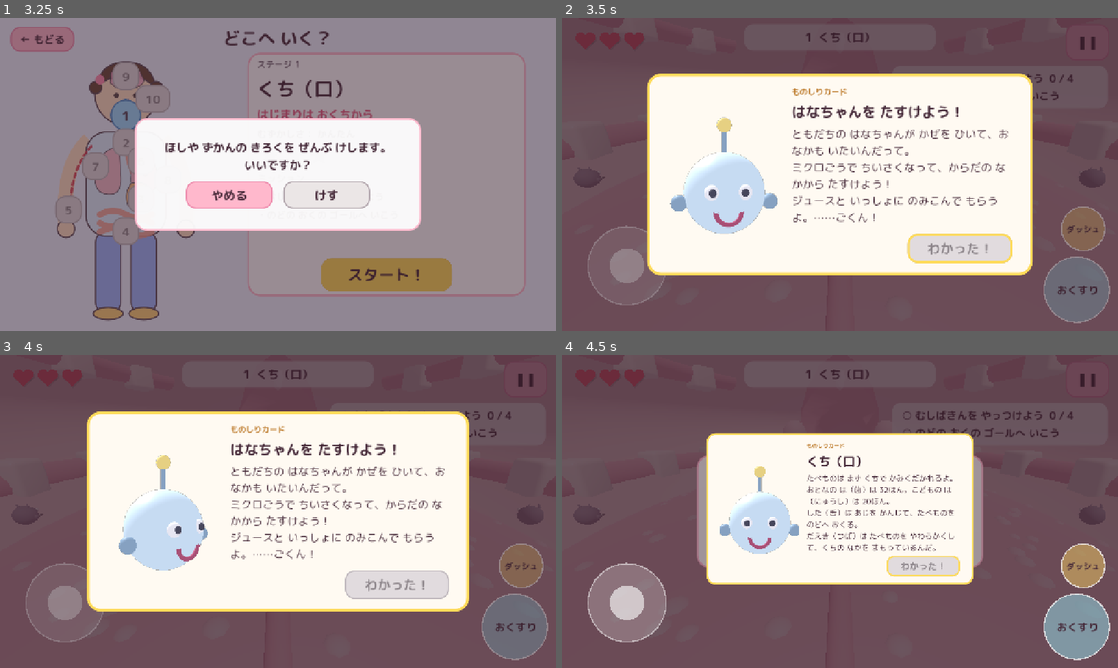
Above: before the commit, frames 1-4 (two rows, left to right).
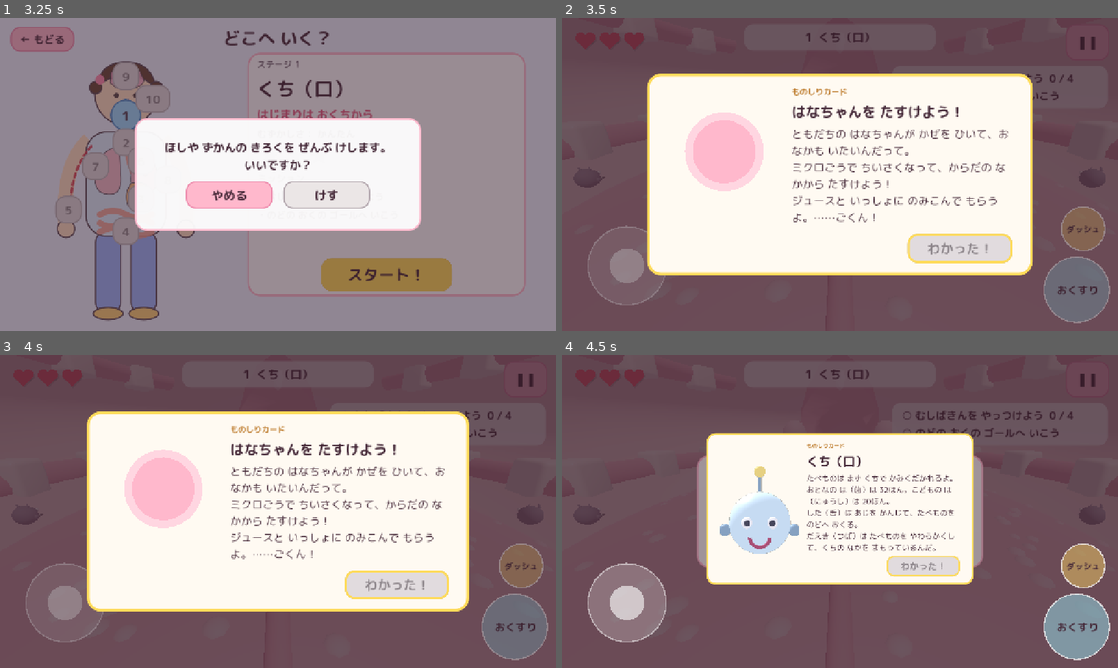
Above: after the commit, the same moments.

Repository: hassy0511/inside-body-seek
Game: Godot game, scene res://src/main.tscn
Two runs of this game, one before a commit and one after it. Both use one fixed random seed, a clock stepped at 60 frames per second and the inputs below.
Inputs (mouse positions are in pixels of both pictures, inside the frame that each line leads up to):
- Up to frame 1 (3.25 s): click "きろくを けす" at 0.5 s; click "はじめる" at 1.25 s; click "はじめる" at 2 s; tap Enter (ui_accept) at 2.75, 3.02 s; move the mouse to (400, 158) at 2.77 s; hold Right (move_right) from 2.78 s (still down); hold Space (action) from 2.78 s (still down); click (400, 158) at 2.92 s
- Up to frame 2 (3.5 s): keep holding Right (move_right); keep holding Space (action); tap Enter (ui_accept) at 3.32 s
- Up to frame 3 (4 s): release Right (move_right) at 3.5 s; release Space (action) at 3.5 s; drag from (166, 527) to (250, 574) at 3.52 s
- Up to frame 4 (4.5 s): move the mouse to (895, 442) at 4.27 s; hold Right (move_right) from 4.28 s (still down); tap Z at 4.35 s; click (895, 442) at 4.42 s

Frame 1 is identical in both runs. In frame 2, 4.9% of the frame differs, in the area x 19-39%, y 30-69%; in frame 3, 5.0%, in the area x 21-81%, y 30-78%; in frame 4, nothing differs.

Commit message:
Codex への作画発注の仕組みを整備し、納品 PNG の差しかえ口を追加
- docs/art_orders/：README（進め方・波・納品先）、共通ルール、3D 変換用の絵の条件、
  発注書 W0（アートバイブル 3 案）・W1-01（主人公たち）・W2-01〜03（てき・なかま・アイテム）・
  W3-01（10 ステージ）・W4-01（UI）・W4-02（カードの挿絵 44 枚）、Codex に貼るプロンプト集、取り込み手順
- docs/dashboard.md / docs/progress.md：状態と記録（7 章に貼るだけの依頼文）
- .claude/skills/model-from-art：絵から丸い部品で 3D を組む手順（.claude/ は worktrees と個人設定だけ無視）
- Godot：res://assets/ui/ に同じ名前の PNG があれば自動で使う（カードの挿絵、ピコの顔、
  タイトルの絵とロゴ、からだの地図、ステージのアイコン、エンディングの はなちゃん）。無ければ いまの仮の描画
- CLAUDE.md / README：絵は Codex に発注する約束と差しかえの約束

Co-Authored-By: Claude Fable 5.1 <noreply@anthropic.com>
Claude-Session: https://claude.ai/code/session_014WqpUbns6LUX1FTSmqChzj

Diff:
--- a/godot/src/autoload/game.gd
+++ b/godot/src/autoload/game.gd
@@ -202,13 +202,13 @@
 
 # ---------------------------------------------------------------- ポップアップ
 ## ものしりカードを出す（ゲームは一時停止）。閉じたら on_close を呼ぶ。
-func show_card(card: Dictionary, on_close: Callable = Callable(), image_kind := "") -> void:
+func show_card(card: Dictionary, on_close: Callable = Callable(), image_kind := "", stage_id := "") -> void:
 	if card.is_empty():
 		if on_close.is_valid():
 			on_close.call()
 		return
 	var p := CardPopup.new()
-	p.setup(card, image_kind)
+	p.setup(card, image_kind, stage_id)
 	add_overlay(p)
 	_popup_open = true
 	get_tree().paused = true
--- a/godot/src/level/level.gd
+++ b/godot/src/level/level.gd
@@ -112,9 +112,9 @@
 		SaveData.data["story_seen"] = true
 		SaveData.save()
 		Game.show_card({"title": "はなちゃんを たすけよう！", "text": StageDB.STORY_INTRO}, func():
-			Game.show_card(card, after_card, "stage"))
+			Game.show_card(card, after_card, "stage", stage_id), "intro", "story")
 	else:
-		Game.show_card(card, after_card, "stage")
+		Game.show_card(card, after_card, "stage", stage_id)
 
 
 # ---------------------------------------------------------------- 環境
@@ -701,7 +701,7 @@
 			_card_cd = 3.0
 			var card: Dictionary = stage["cards"][key]
 			Sfx.play("card")
-			Game.show_card(card, Callable(), key)
+			Game.show_card(card, Callable(), key, stage_id)
 			return
 
 
--- a/godot/src/ui/card.gd
+++ b/godot/src/ui/card.gd
@@ -23,7 +23,9 @@
 				_btn.grab_focus())
 
 
-func setup(card: Dictionary, image_kind := "") -> void:
+## image_kind はカードのキー（"stage"、"mushiba" など）。stage_id を渡すと、納品された挿絵
+## res://assets/ui/cards/card_<stage_id>_<image_kind>.png があれば 3D のプレビューの代わりに出す。
+func setup(card: Dictionary, image_kind := "", stage_id := "") -> void:
 	process_mode = Node.PROCESS_MODE_ALWAYS
 	set_anchors_and_offsets_preset(Control.PRESET_FULL_RECT)
 	var dim := ColorRect.new()
@@ -56,7 +58,10 @@
 	hb.add_theme_constant_override("separation", 24)
 	margin.add_child(hb)
 
-	var pic := _make_picture(image_kind)
+	var sid := stage_id if stage_id != "" else Game.current_stage_id
+	var pic: Control = T.art_rect("cards/card_%s_%s" % [sid, image_kind], Vector2(260, 300)) if sid != "" else null
+	if pic == null:
+		pic = _make_picture(image_kind)
 	if pic:
 		hb.add_child(pic)
 
--- a/godot/src/ui/hud.gd
+++ b/godot/src/ui/hud.gd
@@ -87,9 +87,12 @@
 	_msg_panel.add_theme_stylebox_override("panel", T.rounded(Color(1, 1, 1, 0.92), 26, 4, T.SKY))
 	var hb := HBoxContainer.new()
 	hb.add_theme_constant_override("separation", 16)
-	var face := Control.new()
-	face.custom_minimum_size = Vector2(90, 90)
-	face.draw.connect(func(): _draw_pico(face))
+	# 納品された顔（ui/pico_face_normal.png）があれば それ、なければ コードで描く仮の顔
+	var face: Control = T.art_rect("pico_face_normal", Vector2(90, 90))
+	if face == null:
+		face = Control.new()
+		face.custom_minimum_size = Vector2(90, 90)
+		face.draw.connect(func(): _draw_pico(face))
 	hb.add_child(face)
 	var vb := VBoxContainer.new()
 	vb.size_flags_horizontal = Control.SIZE_EXPAND_FILL
--- a/godot/src/ui/result.gd
+++ b/godot/src/ui/result.gd
@@ -98,7 +98,18 @@
 	body.autowrap_mode = TextServer.AUTOWRAP_WORD_SMART
 	body.add_theme_font_override("font", Game.font_regular)
 	body.size_flags_vertical = Control.SIZE_EXPAND_FILL
-	_vb.add_child(body)
+	body.size_flags_horizontal = Control.SIZE_EXPAND_FILL
+	# 納品された まとめの挿絵（cards/card_<stage>_summary.png）があれば 左に出す
+	var pic := T.art_rect("cards/card_%s_summary" % stage["id"], Vector2(220, 250))
+	if pic:
+		var hb := HBoxContainer.new()
+		hb.add_theme_constant_override("separation", 20)
+		hb.size_flags_vertical = Control.SIZE_EXPAND_FILL
+		hb.add_child(pic)
+		hb.add_child(body)
+		_vb.add_child(hb)
+	else:
+		_vb.add_child(body)
 	var btn := T.button("クイズに ちょうせん！", 30, 320)
 	btn.size_flags_horizontal = Control.SIZE_SHRINK_END
 	btn.pressed.connect(_show_quiz)
--- a/godot/src/ui/stage_select.gd
+++ b/godot/src/ui/stage_select.gd
@@ -55,7 +55,10 @@
 	_map.size = Vector2(440, 620)
 	_map.draw.connect(_draw_body)
 	row.add_child(_map)
+	# 納品された「からだの地図」（ui/bodymap_hana.png）があれば それ、なければ 仮の SVG
 	var tex_path := "res://assets/ui/body_map.svg"
+	if T.art("bodymap_hana") != null:
+		tex_path = "res://assets/ui/bodymap_hana.png"
 	if ResourceLoader.exists(tex_path):
 		var tr := TextureRect.new()
 		tr.texture = load(tex_path)
@@ -119,7 +122,16 @@
 	for c in _info.get_children():
 		c.queue_free()
 	_info.add_child(T.label("ステージ %d" % s["order"], 20, Color(0.5, 0.45, 0.5)))
-	_info.add_child(T.label("%s（%s）" % [s["name"], s["kanji"]], 44, T.INK))
+	var name_label := T.label("%s（%s）" % [s["name"], s["kanji"]], 44, T.INK)
+	var icon := T.art_rect("stage_icons/stage_icon_%s" % id, Vector2(64, 64))
+	if icon:
+		var nh := HBoxContainer.new()
+		nh.add_theme_constant_override("separation", 12)
+		nh.add_child(icon)
+		nh.add_child(name_label)
+		_info.add_child(nh)
+	else:
+		_info.add_child(name_label)
 	_info.add_child(T.label(s["title"], 26, Color(0.9, 0.35, 0.5)))
 	var diff: String = ["", "かんたん", "ふつう", "むずかしい"][int(s["difficulty"])]
 	_info.add_child(T.label("むずかしさ： " + diff, 22))
--- a/godot/src/ui/title.gd
+++ b/godot/src/ui/title.gd
@@ -6,6 +6,7 @@
 var ending_mode := false
 var _bubbles: Array = []
 var _t := 0.0
+var _keyvisual: Texture2D = null
 
 
 func _ready() -> void:
@@ -26,11 +27,25 @@
 	vb.add_theme_constant_override("separation", 18)
 	add_child(vb)
 
+	# 納品された絵（docs/art_orders/W4_01_UI.md）：背景・ロゴ・はなちゃん。無ければ コードで描く仮の見た目
+	_keyvisual = T.art("title_keyvisual")
+
 	if ending_mode:
 		var p := PanelContainer.new()
 		var pv := VBoxContainer.new()
 		pv.add_theme_constant_override("separation", 14)
 		p.add_child(pv)
+		var hana := T.art_rect("hana_fullbody_happy", Vector2(240, 360))
+		if hana:
+			hana.set_anchors_and_offsets_preset(Control.PRESET_BOTTOM_LEFT)
+			hana.anchor_top = 1.0
+			hana.anchor_bottom = 1.0
+			hana.offset_left = 30
+			hana.offset_right = 270
+			hana.offset_top = -380
+			hana.offset_bottom = -20
+			add_child(hana)
+			move_child(hana, 0)
 		pv.add_child(T.label("おめでとう！ ぜんぶ クリア！", 40, T.INK, HORIZONTAL_ALIGNMENT_CENTER))
 		var body := T.label(StageDB.STORY_ENDING, 26)
 		body.autowrap_mode = TextServer.AUTOWRAP_WORD_SMART
@@ -45,11 +60,20 @@
 		Sfx.play("clear")
 		return
 
-	var title := T.label("からだのなか", 72, T.INK, HORIZONTAL_ALIGNMENT_CENTER)
-	vb.add_child(title)
-	var title2 := T.label("だいぼうけん", 72, Color(0.9, 0.35, 0.5), HORIZONTAL_ALIGNMENT_CENTER)
-	vb.add_child(title2)
+	var logo := T.art_rect("title_logo", Vector2(520, 228))
+	if logo:
+		vb.add_child(logo)
+	else:
+		var title := T.label("からだのなか", 72, T.INK, HORIZONTAL_ALIGNMENT_CENTER)
+		vb.add_child(title)
+		var title2 := T.label("だいぼうけん", 72, Color(0.9, 0.35, 0.5), HORIZONTAL_ALIGNMENT_CENTER)
+		vb.add_child(title2)
 	var sub := T.label("ちいさくなって からだのなかを たんけんしよう！", 24, Color(0.45, 0.35, 0.4), HORIZONTAL_ALIGNMENT_CENTER)
+	if _keyvisual:
+		# 納品された背景の上でも読めるように、白い ふちを付ける
+		sub.add_theme_color_override("font_color", Color.WHITE)
+		sub.add_theme_color_override("font_outline_color", Color(0.3, 0.15, 0.25))
+		sub.add_theme_constant_override("outline_size", 8)
 	vb.add_child(sub)
 	var sp := Control.new()
 	sp.custom_minimum_size = Vector2(0, 16)
@@ -78,6 +102,10 @@
 	hb.add_child(reset)
 	vb.add_child(hb)
 	var stars := T.label("あつめた ほし： %d / %d" % [SaveData.total_stars(), StageDB.STAGES.size() * 3], 22, Color(0.75, 0.55, 0.2), HORIZONTAL_ALIGNMENT_CENTER)
+	if _keyvisual:
+		stars.add_theme_color_override("font_color", Color(1.0, 0.92, 0.6))
+		stars.add_theme_color_override("font_outline_color", Color(0.3, 0.15, 0.25))
+		stars.add_theme_constant_override("outline_size", 8)
 	vb.add_child(stars)
 	start.grab_focus()
 	_add_pod_preview()
@@ -178,6 +206,13 @@
 
 func _draw() -> void:
 	var sz := size
+	if _keyvisual:
+		# 画面いっぱいに（縦横比を保って はみ出す側を切る）
+		var ts := _keyvisual.get_size()
+		var k := maxf(sz.x / ts.x, sz.y / ts.y)
+		var dst := Rect2((sz - ts * k) * 0.5, ts * k)
+		draw_texture_rect(_keyvisual, dst, false)
+		return
 	draw_rect(Rect2(Vector2.ZERO, sz), Color(1.0, 0.85, 0.88))
 	draw_rect(Rect2(0, sz.y * 0.6, sz.x, sz.y * 0.4), Color(1.0, 0.78, 0.84))
 	for b in _bubbles:
--- a/godot/src/ui/ui_theme.gd
+++ b/godot/src/ui/ui_theme.gd
@@ -97,6 +97,31 @@
 	return b
 
 
+## 納品された絵（res://assets/ui/<name>.png）があれば そのテクスチャ、なければ null。
+## Codex から届いた UI・カードの挿絵・顔アイコンは、同じ名前で置くだけで ここから拾われる（docs/art_orders/取り込み手順.md）。
+static func art(name: String) -> Texture2D:
+	var path := "res://assets/ui/%s.png" % name
+	if ResourceLoader.exists(path):
+		var t := load(path)
+		if t is Texture2D:
+			return t
+	return null
+
+
+## 納品された絵を 指定の大きさで出す TextureRect（絵が無ければ null）
+static func art_rect(name: String, size: Vector2) -> TextureRect:
+	var tex := art(name)
+	if tex == null:
+		return null
+	var tr := TextureRect.new()
+	tr.texture = tex
+	tr.custom_minimum_size = size
+	tr.expand_mode = TextureRect.EXPAND_IGNORE_SIZE
+	tr.stretch_mode = TextureRect.STRETCH_KEEP_ASPECT_CENTERED
+	tr.mouse_filter = Control.MOUSE_FILTER_IGNORE
+	return tr
+
+
 ## 画面の拡大率（SubViewport を くっきり描くため）
 static func window_scale(c: Control) -> float:
 	var vp := c.get_viewport()
--- a/godot/src/ui/zukan.gd
+++ b/godot/src/ui/zukan.gd
@@ -56,7 +56,7 @@
 			var b := T.button(card["title"] if seen else "？？？", 22)
 			if seen:
 				T.colored_button(b, T.CREAM, T.PINK)
-				b.pressed.connect(func(): _open(card, key))
+				b.pressed.connect(func(): _open(card, key, sid))
 			else:
 				b.disabled = true
 				b.focus_mode = Control.FOCUS_NONE
@@ -71,11 +71,11 @@
 		back.grab_focus()
 
 
-func _open(card: Dictionary, key: String) -> void:
+func _open(card: Dictionary, key: String, sid := "") -> void:
 	Sfx.play("card")
 	var prev := get_viewport().gui_get_focus_owner()
 	var p := CardPopup.new()
-	p.setup(card, key)
+	p.setup(card, key, sid)
 	Game.add_overlay(p)
 	p.closed.connect(func():
 		if is_instance_valid(prev):
Not shown, added: .claude/skills/model-from-art/SKILL.md
Not shown, changed: .gitignore
Not shown, changed: CLAUDE.md
Not shown, changed: README.md
Not shown, added: art/concepts/README.md
Not shown, added: docs/art_orders/00_共通ルール.md
Not shown, added: docs/art_orders/01_3D変換用の絵の条件.md
Not shown, added: docs/art_orders/README.md
Not shown, added: docs/art_orders/W0_01_アートバイブル.md
Not shown, added: docs/art_orders/W1_01_主人公たち.md
Not shown, added: docs/art_orders/W2_01_てき.md
Not shown, added: docs/art_orders/W2_02_なかま.md
(and 8 more such lines)
